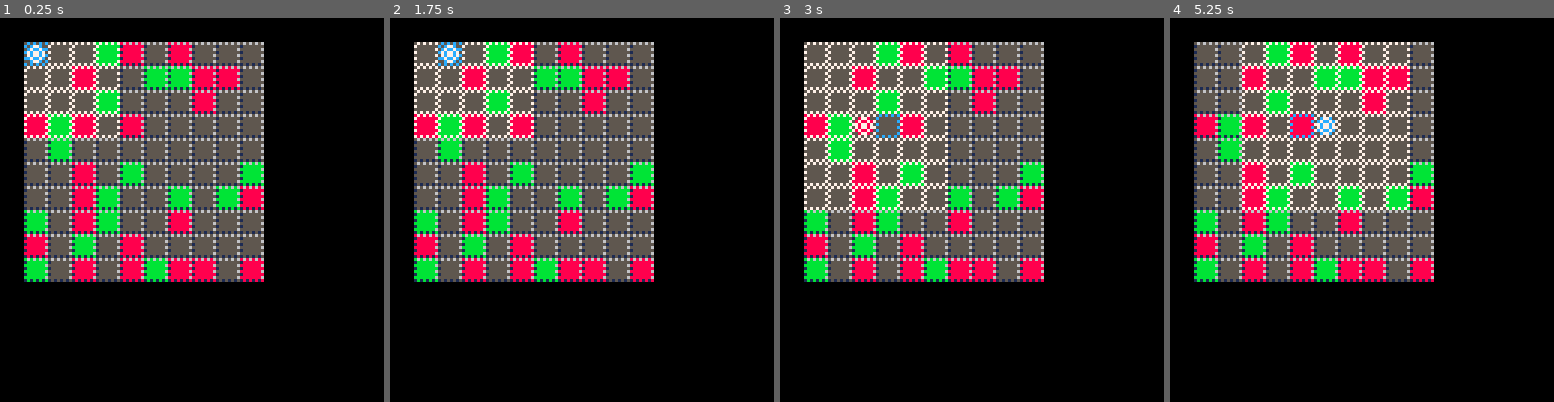
Above: before the commit, frames 1-4 (left to right).
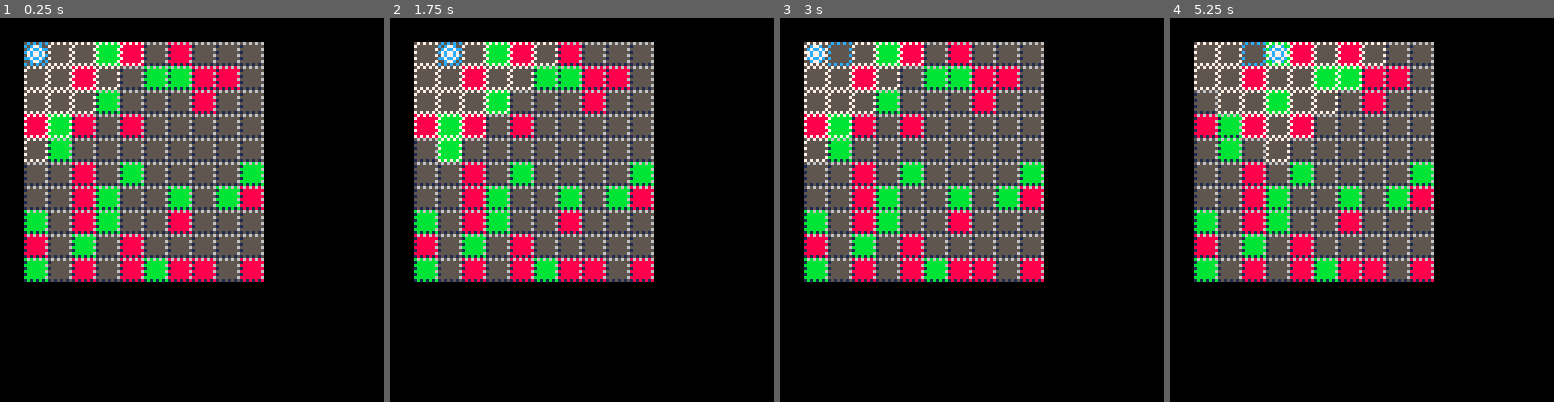
Above: after the commit, the same moments.

Repository: jcwilk/dv_prototype
Game: PICO-8 cartridge divproto.p8
The game is run twice, just before and just after one commit, with the same random seed, the same clock (stepped at 60 frames per second) and the same inputs.
Inputs:
- Up to frame 1 (0.25 s): no input
- Up to frame 2 (1.75 s): tap O (Z key) at 0.7, 1.7 s; hold Right from 1.6 s (still down)
- Up to frame 3 (3 s): release Right at 2.1 s; tap O (Z key) at 2.1, 2.5, 2.9 s; hold Up 2.15-2.42 s; hold Right from 2.47 s (still down)
- Up to frame 4 (5.25 s): release Right at 3.03 s; hold Left 3.08-3.58 s; tap O (Z key) every 0.4 s from 3.3 to 4.9 s; hold Down 3.63-3.97 s; hold Right 4.02-4.68 s; hold Up 4.73-5.03 s; hold Left from 5.08 s (still down)

The runs differ from the first frame. In frame 1, 0.4% of the frame differs, in the area x 6-38%, y 6-38%; in frame 2, 0.4%; in frame 3, 2.8%; in frame 4, 3.6%, in the area x 6-63%, y 6-50%.

Commit message:
Add mobs and make them follow you

Diff:
--- a/divproto.p8
+++ b/divproto.p8
@@ -42,6 +42,7 @@
 
 function _update60()
  if(btnp(4)) then
+  mobs.move()
   choose_move()
  end
  if(btnp(0)) then
@@ -81,6 +82,8 @@
   pal(12,player.col)
  end
  spr(2, player.x*8, player.y*8)
+
+ mobs.draw()
  pal()
 end
 -->8
@@ -115,27 +118,35 @@
   local tile = tiles.by_coord[move[1]][move[2]]
   tile.highlighted = false
  end)
- highlighted_moves=get_moves()
+
+ highlighted_moves=get_path_moves(player,mobs.get_all_coords())
  foreach(highlighted_moves,function(move)
   local tile = tiles.by_coord[move[1]][move[2]]
   tile.highlighted = true
  end)
 end
 
-function is_valid_move(x,y)
+function is_valid_move(x,y,entity)
  if x >= 1 and x <= 10 then
   if y >= 1 and y <= 10 then
-   return true
+   if is_color_compat(x,y,entity) then
+ 	  return true
+	  end
   end
  end
  return false
+end
+
+function is_color_compat(x,y,entity)
+ local tile = tiles.by_coord[x][y]
+ return(tile.col == 0 or entity.col == 0 or tile.col == entity.col)
 end
 
 function get_moves()
  local moves = {}
  for y=player.y-3,player.y+3 do
   for x=player.x-3,player.x+3 do
-   if is_valid_move(x,y) then
+   if is_valid_move(x,y,player) then
     add(moves,{x,y})
    end
   end
@@ -209,23 +220,184 @@
  if player.col == 0 then
   player.col = tile.col
   tile.col = 0
+  local spawn_col=11
+  if player.col == 11 then
+   spawn_col=8
+  end
+  spawn_around(player.x,player.y,spawn_col)
   return
  end
 
  if tile.col == 0 then
   tile.col = player.col
   player.col = 0
+  spawn_around(player.x,player.y,tile.col)
   return
  end
-
-end
+end
+
+function spawn_around(x,y,col)
+ spawn_mob(x-1,y,col)
+ spawn_mob(x+1,y,col)
+ spawn_mob(x,y-1,col)
+ spawn_mob(x,y+1,col)
+end
+-->8
+max_path=4
+function get_path_moves(entity,obstacles)
+ if not obstacles then
+  obstacles={}
+ end
+ local seen={}
+ for x=entity.x-max_path,entity.x+max_path do
+  seen[x]={}
+  for y=entity.y-max_path,entity.y+max_path do
+   seen[x][y]=false
+  end
+ end
+
+ local moves={}
+
+ local function expand(x,y,step)
+  if step > max_path or (seen[x][y] and seen[x][y] <= step) then
+   return
+  end
+
+  local add_it=true
+  if seen[x][y] then
+   add_it=false
+  end
+  seen[x][y] = step
+
+  if is_valid_move(x,y,entity) then
+   for i=1,#obstacles do
+    if x==obstacles[i][1] and y==obstacles[i][2] then
+     return
+    end
+   end
+
+   if add_it then
+    add(moves, {x,y})
+   end
+
+   expand(x-1,y,step+1)
+   expand(x+1,y,step+1)
+   expand(x,y-1,step+1)
+   expand(x,y+1,step+1)
+   //for ix=x-1,x+1 do
+   // for iy=y-1,y+1 do
+   //  expand(ix,iy,step+1)
+   // end
+   //end
+  end
+ end
+
+ expand(entity.x,entity.y,0)
+
+ sort(moves,function(a,b)
+  return a[2]>b[2] or (a[2]==b[2] and a[1]>b[1])
+ end)
+
+ return moves
+end
+-->8
+//thanks! https://www.lexaloffle.com/bbs/?tid=2477
+function sort(a,cmp)
+  for i=1,#a do
+    local j = i
+    while j > 1 and cmp(a[j-1],a[j]) do
+        a[j],a[j-1] = a[j-1],a[j]
+    j = j - 1
+    end
+  end
+end
+-->8
+mobs = {
+ all={},
+ by_coord={},
+ get_all_coords=function()
+  local coords={}
+  foreach(mobs.all,function(mob)
+   add(coords,{mob.x,mob.y})
+  end)
+  return coords
+ end,
+ move=function()
+  //local mobsall=mobs.all
+  //local mobsby_coord=mobs.by_coord
+  //mobs.all={}
+  //mobs.by_coord={}
+  foreach(mobs.all,function(mob)
+   if player.col == 0 or player.col == mob.col then
+    return
+   end
+   if abs(mob.x-player.x)+abs(mob.y-player.y) > max_path then
+    return
+   end
+
+   local moves=get_path_moves(mob,{{player.x,player.y},selected_move})
+   local filtered={}
+   foreach(moves,function(move)
+    if not mobs.by_coord[move[1]][move[2]] then
+     add(filtered,move)
+    end
+   end)
+
+   sort(filtered,function(a,b)
+    return (abs(a[1]-player.x)+abs(a[2]-player.y) > abs(b[1]-player.x)+abs(b[2]-player.y))
+   end)
+
+   if #filtered > 0 then
+    mob.move_to(filtered[1][1],filtered[1][2])
+   end
+  end)
+ end,
+ draw=function()
+  foreach(mobs.all,function(mob)
+   pal()
+   if mob.col == 11 then
+    pal(11,3)
+   else
+    pal(11,2)
+   end
+   spr(3,mob.x*8,mob.y*8)
+  end)
+ end
+}
+for x=1,10 do
+ mobs.by_coord[x]={}
+ for y=1,10 do
+  mobs.by_coord[x][y]=false
+ end
+end
+
+function spawn_mob(x,y,col)
+ local mob = {
+  x=x,
+  y=y,
+  col=col
+ }
+ mob.move_to=function(x,y)
+  mobs.by_coord[mob.x][mob.y]=false
+  mob.x=x
+  mob.y=y
+  mobs.by_coord[x][y]=mob
+ end
+ if is_valid_move(x,y,mob) then
+  if not mobs.by_coord[x][y] then
+   add(mobs.all,mob)
+   mobs.by_coord[x][y]=mob
+  end
+ end
+end
+
 __gfx__
 00000000565656560000000000000000000000000000000000000000000000000000000000000000000000000000000000000000000000000000000000000000
 000000001555555500c77c0000000000000000000000000000000000000000000000000000000000000000000000000000000000000000000000000000000000
-00700700555555560c7cc7c000000000000000000000000000000000000000000000000000000000000000000000000000000000000000000000000000000000
-000770001555555507c77c7000000000000000000000000000000000000000000000000000000000000000000000000000000000000000000000000000000000
-000770005555555607c77c7000000000000000000000000000000000000000000000000000000000000000000000000000000000000000000000000000000000
-00700700155555550c7cc7c000000000000000000000000000000000000000000000000000000000000000000000000000000000000000000000000000000000
+00700700555555560c7cc7c00001b000000000000000000000000000000000000000000000000000000000000000000000000000000000000000000000000000
+000770001555555507c77c70001b1b00000000000000000000000000000000000000000000000000000000000000000000000000000000000000000000000000
+000770005555555607c77c70001bbb00000000000000000000000000000000000000000000000000000000000000000000000000000000000000000000000000
+00700700155555550c7cc7c00001b000000000000000000000000000000000000000000000000000000000000000000000000000000000000000000000000000
 000000005555555600c77c0000000000000000000000000000000000000000000000000000000000000000000000000000000000000000000000000000000000
 00000000151515150000000000000000000000000000000000000000000000000000000000000000000000000000000000000000000000000000000000000000
 
Not shown, changed: index.js
